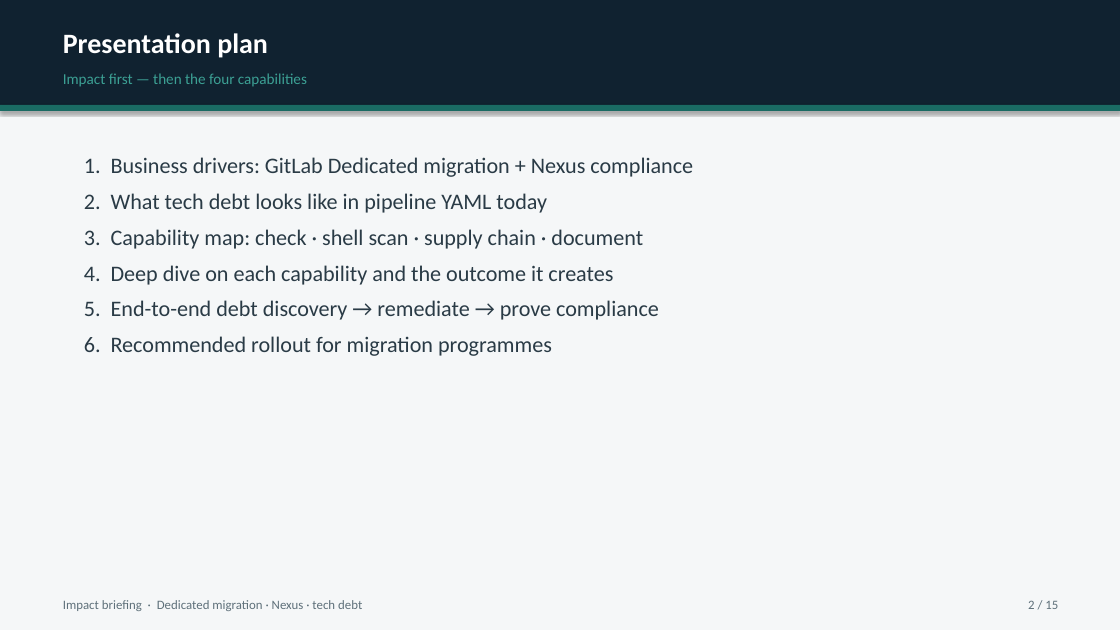
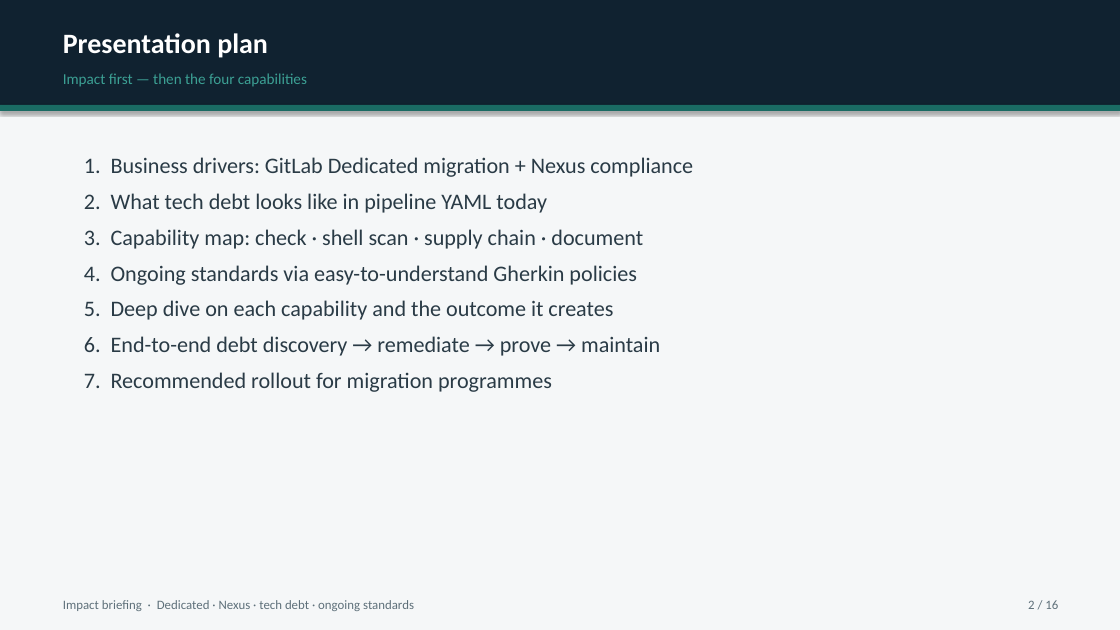
Before and after one commit to MaturityBuilder/gitlab-compliance, a slide deck: slide 2 of docs/presentations/gitlab-compliance-dedicated-nexus-impact.pptx. Drawn at 1120x630 pixels with LibreOffice and Linux fonts; fonts in the diff are those of the drawing. Boxes give left, top, right and bottom in pixels: in the first picture for what was removed or moved away, otherwise in the second. Text is boxed around its words. In the diff, an @@ line names an element or a change of style, - is before the commit and + after.

```diff
--- a/docs/presentations/gitlab-compliance-dedicated-nexus-impact.pptx
+++ b/docs/presentations/gitlab-compliance-dedicated-nexus-impact.pptx
@@ text at [84, 265, 660, 392]: text changed @@
-4. Deep dive on each capability and the outcome it creates
-5. End-to-end debt discovery → remediate → prove compliance
-6. Recommended rollout for migration programmes
+4. Ongoing standards via easy-to-understand Gherkin policies
+5. Deep dive on each capability and the outcome it creates
+6. End-to-end debt discovery → remediate → prove → maintain
+7. Recommended rollout for migration programmes
@@ text at [63, 600, 414, 611]: text changed @@
-Impact briefing · Dedicated migration · Nexus · tech debt
+Impact briefing · Dedicated · Nexus · tech debt · ongoing standards
@@ text at [1028, 600, 1058, 609]: text changed @@
-2 / 15
+2 / 16
```
Also in this commit, not shown: 14 other slides changed, 1 slide added, 2 other files.
